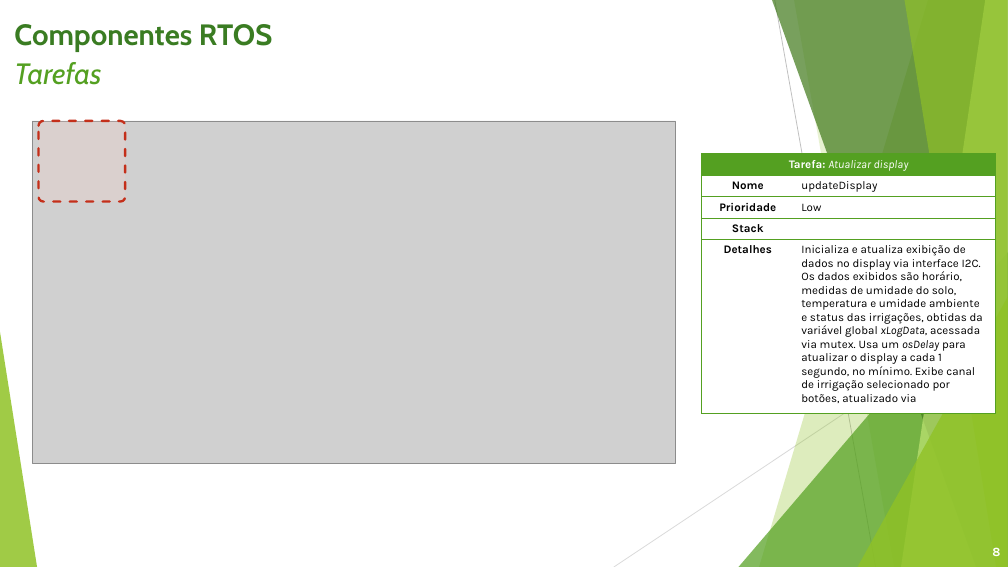
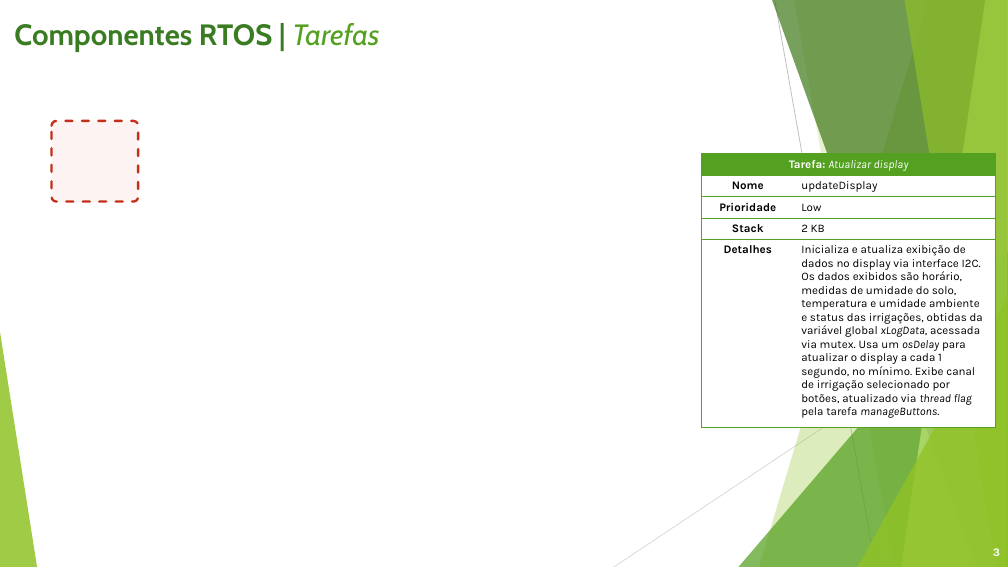
Before and after one commit to gabrielbrunheira/project-reggae, a slide deck: slide 3 of docs/IM420X - Projeto Reggae (Etapa 2).pptx (slide 8 before the commit). Drawn at 1008x567 pixels with LibreOffice and Linux fonts; fonts in the diff are those of the drawing; grey boxes stand for pictures; background and template pictures are left out. Boxes give left, top, right and bottom in pixels: in the first picture for what was removed or moved away, otherwise in the second. Text is boxed around its words. In the diff, an @@ line names an element or a change of style, - is before the commit and + after.

```diff
--- a/docs/IM420X - Projeto Reggae (Etapa 2).pptx
+++ b/docs/IM420X - Projeto Reggae (Etapa 2).pptx
@@ text at bbox=[14, 23, 379, 52]: text changed @@
-Componentes RTOS
-Tarefas
+Componentes RTOS | Tarefas
@@ picture removed at bbox=[32, 121, 675, 464] @@
@@ rounded rectangle: place and size @@
-rounded rectangle at bbox=[39, 121, 126, 202]
+rounded rectangle at bbox=[51, 121, 138, 202]
@@ table at bbox=[702, 154, 995, 427] @@
-row 4, column 2: 
+row 4, column 2: 2 KB
-row 5, column 2: Inicializa e atualiza exibição de dados no display via interface I2C. Os dados exibidos são horário, medidas de umidade do solo, temperatura e umidade ambiente e status das irrigações, obtidas da variável global xLogData, acessada via mutex. Usa um osDelay para atualizar o display a cada 1 segundo, no mínimo. Exibe canal de irrigação selecionado por botões, atualizado via
+row 5, column 2: Inicializa e atualiza exibição de dados no display via interface I2C. Os dados exibidos são horário, medidas de umidade do solo, temperatura e umidade ambiente e status das irrigações, obtidas da variável global xLogData, acessada via mutex. Usa um osDelay para atualizar o display a cada 1 segundo, no mínimo. Exibe canal de irrigação selecionado por botões, atualizado via thread flag pela tarefa manageButtons.
@@ page number at bbox=[993, 548, 1000, 556]: text changed; size 12 to 11 pt @@
-8
+3
```
Also in this commit, not shown: 4 other slides changed, 18 slides added, 14 slides removed, 4 other files.
